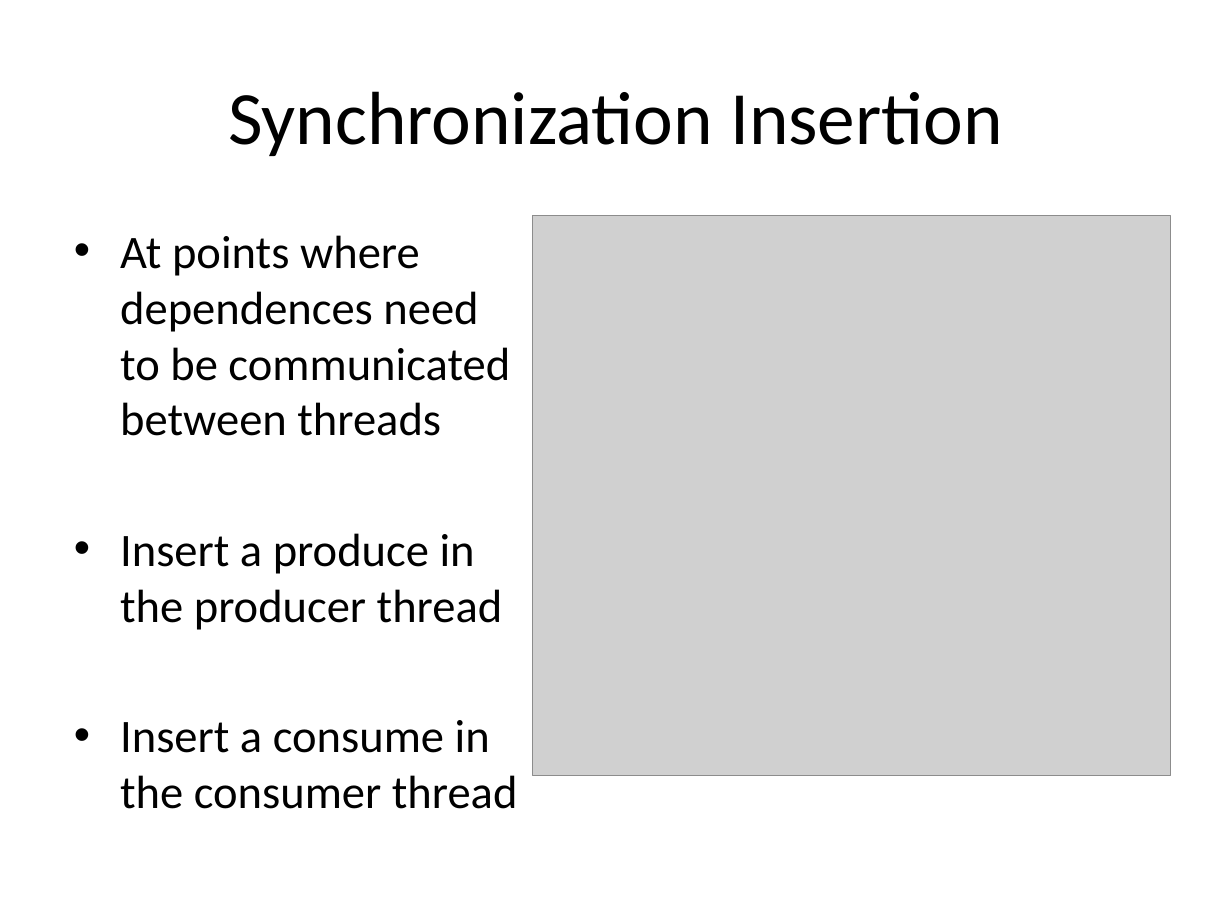
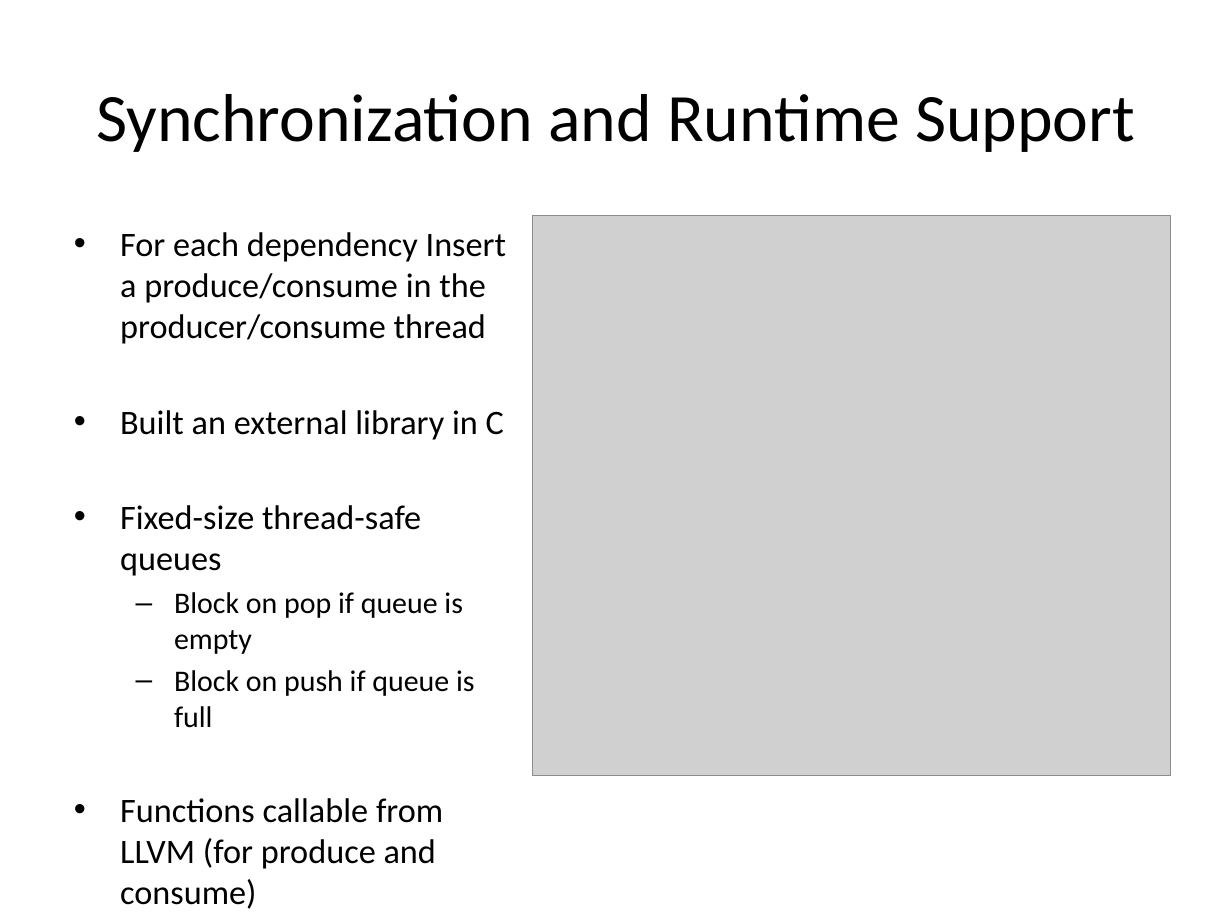
Before and after one commit to djsutherland/dswp-plus, a slide deck: slide 5 of doc/15745poster.pptx. Drawn at 1232x924 pixels with LibreOffice and Linux fonts; fonts in the diff are those of the drawing; grey boxes stand for pictures. Boxes give left, top, right and bottom in pixels: in the first picture for what was removed or moved away, otherwise in the second. Text is boxed around its words. In the diff, an @@ line names an element or a change of style, - is before the commit and + after.

```diff
--- a/doc/15745poster.pptx
+++ b/doc/15745poster.pptx
@@ title at <box>96,94,1135,152</box>: text changed; size 44 to 39.6 pt @@
-Synchronization Insertion
+Synchronization and Runtime Support
@@ text at <box>120,232,506,909</box>: text changed; size 27.2 to 20 pt @@
-• At points where dependences need to be communicated between threads
-• Insert a produce in the producer thread
-• Insert a consume in the consumer thread
+• For each dependency Insert a produce/consume in the producer/consume thread
+• Built an external library in C
+• Fixed-size thread-safe queues
+  – Block on pop if queue is empty
+  – Block on push if queue is full
+• Functions callable from LLVM (for produce and consume)
```
Also in this commit, not shown: 5 other slides changed, 1 slide added, 1 slide removed.
